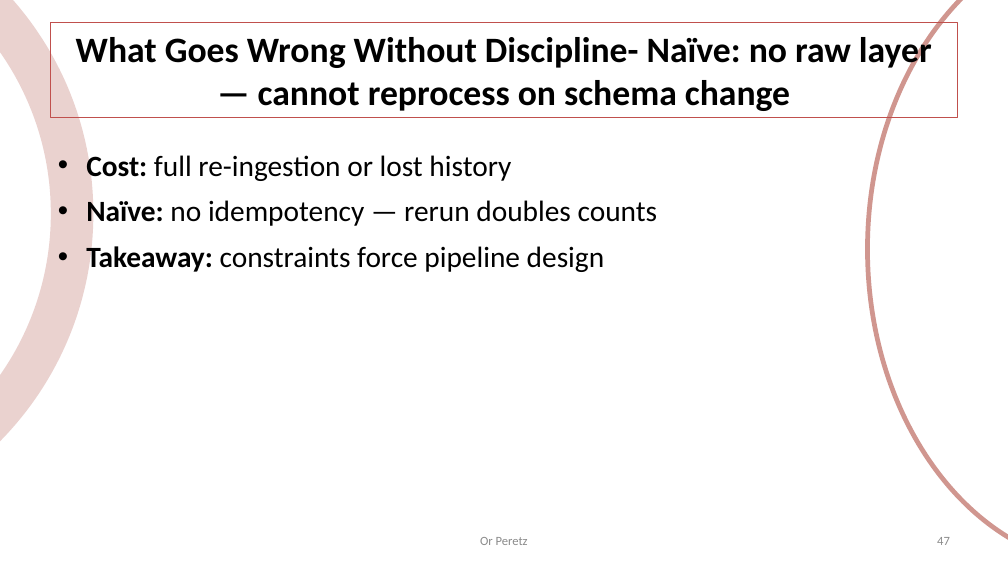
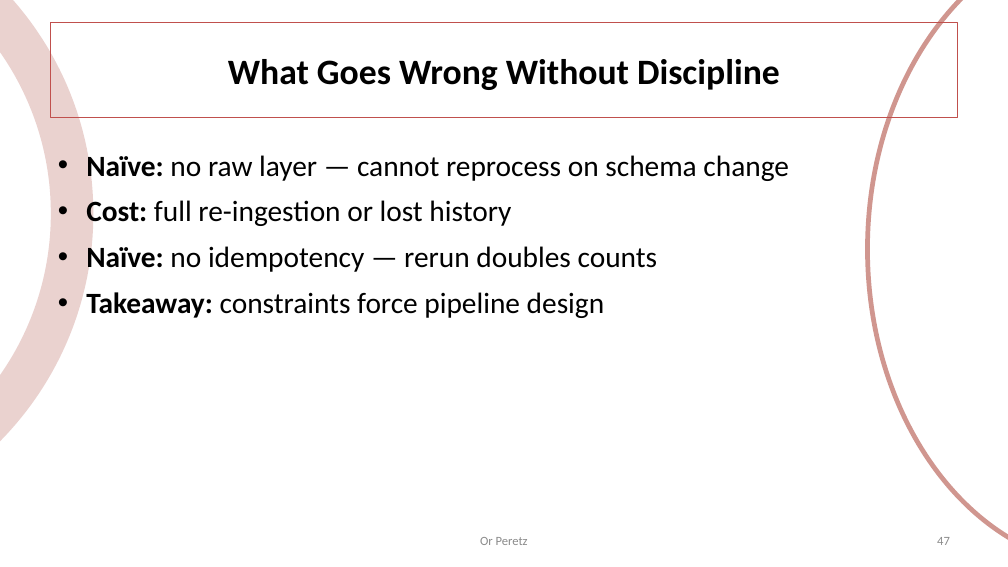
Before and after one commit to OrPerets/data-engineering-course, a slide deck: slide 47 of build/01-introduction.pptx. Drawn at 1008x567 pixels with LibreOffice and Linux fonts; fonts in the diff are those of the drawing. Boxes give left, top, right and bottom in pixels: in the first picture for what was removed or moved away, otherwise in the second. Text is boxed around its words. In the diff, an @@ line names an element or a change of style, - is before the commit and + after.

```diff
--- a/build/01-introduction.pptx
+++ b/build/01-introduction.pptx
@@ title at (x1=228, y1=59, x2=780, y2=90): text changed @@
-What Goes Wrong Without Discipline- Naïve: no raw layer — cannot reprocess on schema change
+What Goes Wrong Without Discipline
@@ text at (x1=86, y1=151, x2=789, y2=183): paragraph added @@
+• Naïve: no raw layer — cannot reprocess on schema change
```
Also in this commit, not shown: 13 other slides changed, 1 other file.
